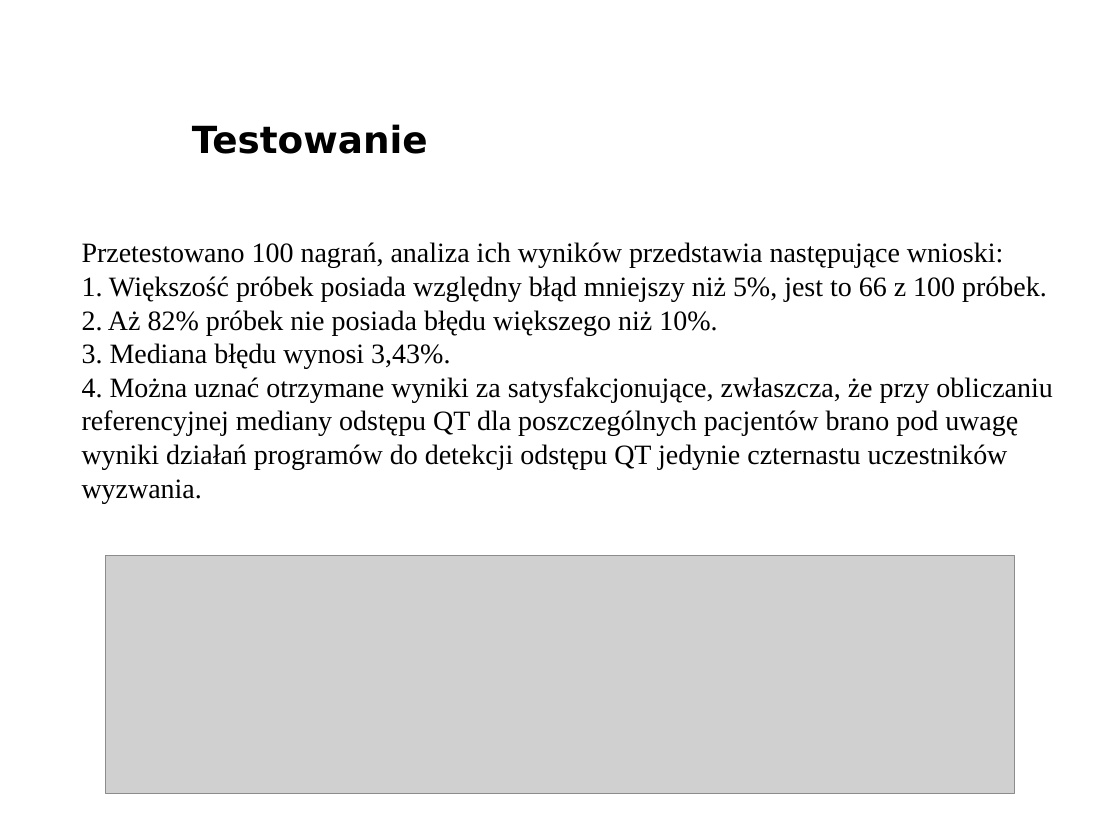
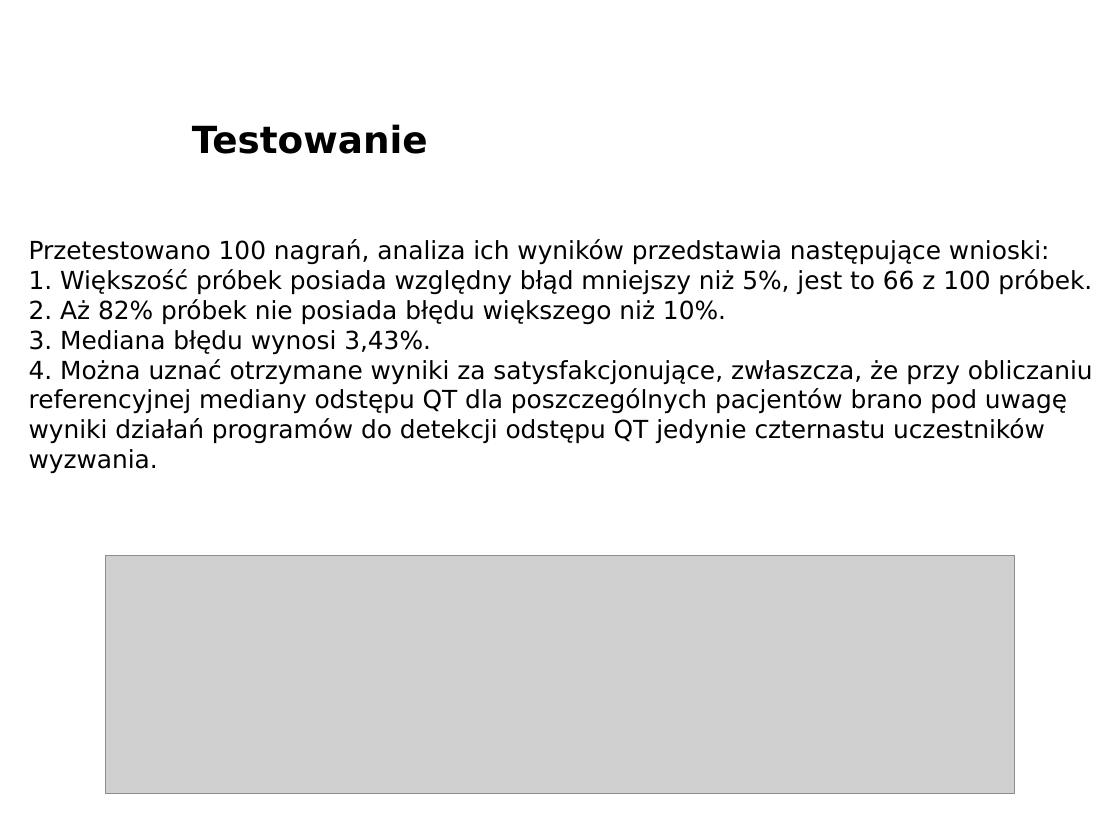
Before and after one commit to pawcio16m/MasterThesis_QTIntervalsCalc, a slide deck: slide 12 of PrezentacjaMagisterska.odp. Drawn at 1120x840 pixels with LibreOffice and Linux fonts; fonts in the diff are those of the drawing; grey boxes stand for pictures; background and template pictures are left out. Boxes give left, top, right and bottom in pixels: in the first picture for what was removed or moved away, otherwise in the second. Text is boxed around its words. In the diff, an @@ line names an element or a change of style, - is before the commit and + after.

```diff
--- a/PrezentacjaMagisterska.odp
+++ b/PrezentacjaMagisterska.odp
@@ text "Przetestowano 100 nagrań, analiza ich ...": place and size @@
-text "Przetestowano 100 nagrań, analiza ich ..." at <box>82,242,1052,503</box>
+text "Przetestowano 100 nagrań, analiza ich ..." at <box>29,239,1093,474</box>
@@ text "Przetestowano 100 nagrań, analiza ich ..." at <box>29,239,1093,474</box>: size 18 to 16 pt, font Times New Roman to DejaVu Sans @@
```
Also in this commit, not shown: 8 other slides changed, 1 other file.
